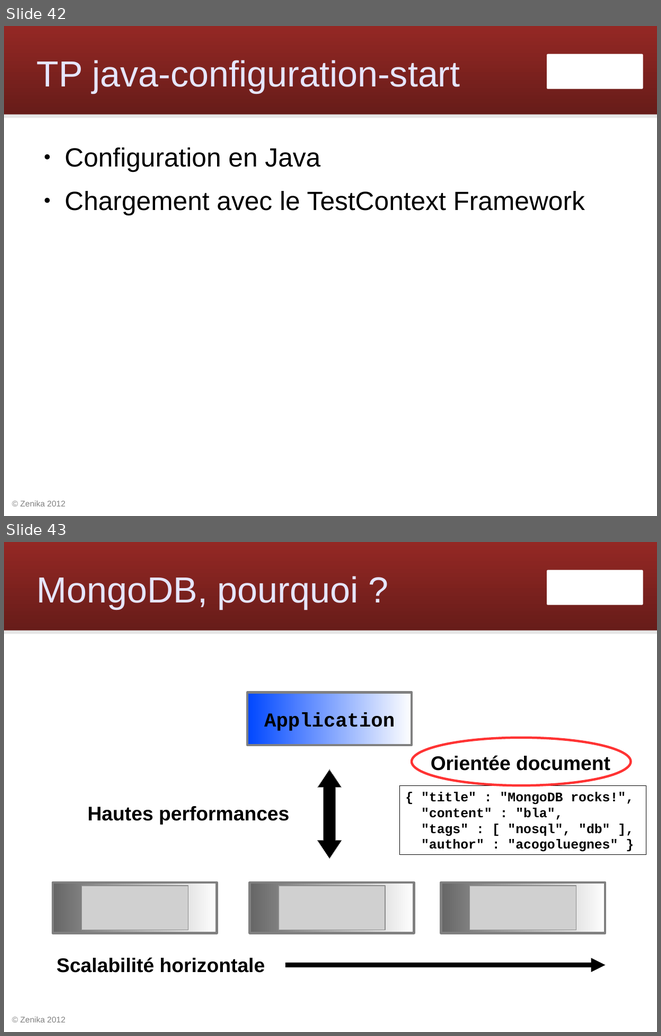
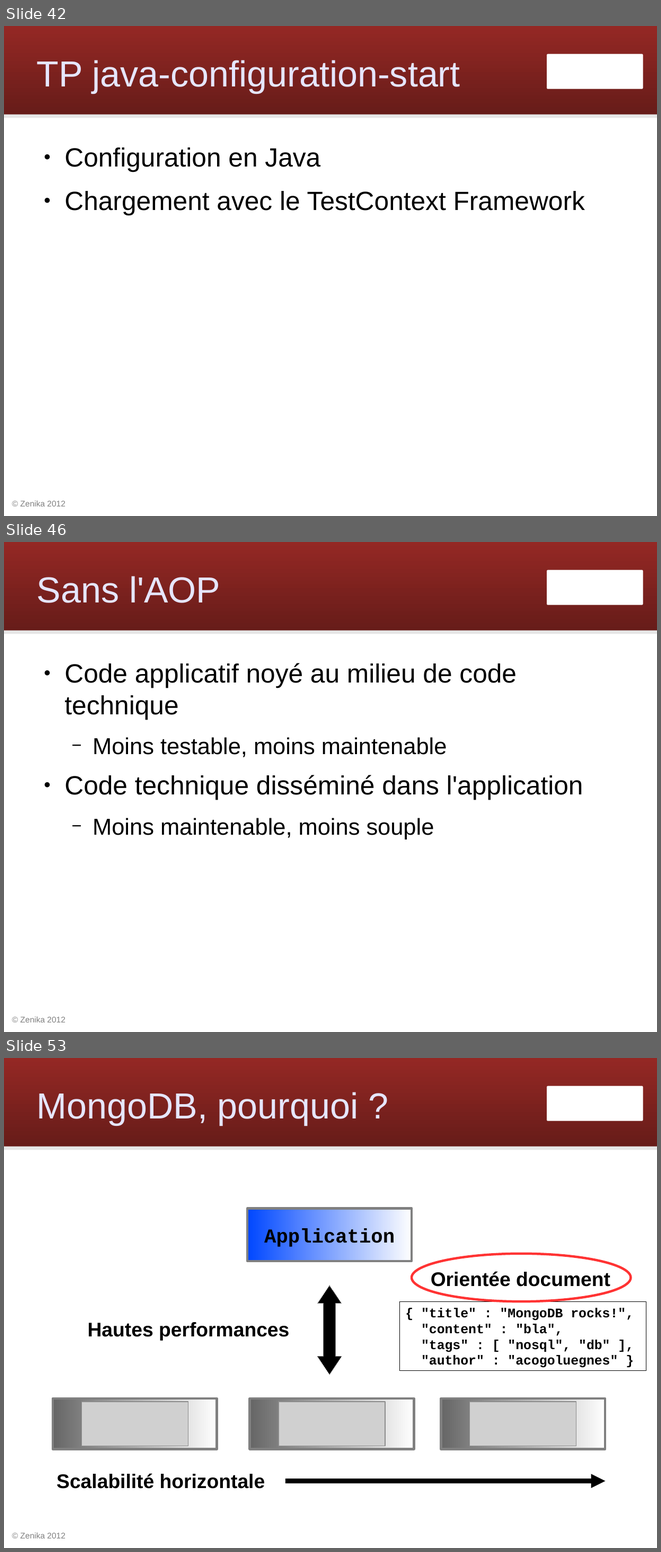
Before and after one commit to Zenika/workshop-spring-core, a slide deck: spring-workshop.odp. Shown one above the other, each under a label of ours: slides 42 and 43 before the commit, slides 42, 46 and 53 after it; the slides between them are not shown. The pictures are 661x1036 and 661x1552 pixels, drawn with LibreOffice and Linux fonts; fonts in the diff are those of the drawing; grey boxes stand for pictures; background and template pictures are left out. Boxes give left, top, right and bottom in pixels: in the first picture for what was removed or moved away, otherwise in the second. Text is boxed around its words. In the diff, an @@ line names an element or a change of style, - is before the commit and + after.

```diff
--- a/spring-workshop.odp
+++ b/spring-workshop.odp
@@ slide 46 added at [4, 542, 657, 1032], background #FFFFFF; not listed: 4 template elements that a slide beside it also shows @@
@@ title added at [37, 576, 220, 603], 44 pt, text #E6E6FF @@
+Sans l'AOP
@@ text added at [64, 663, 583, 839], 32 pt, text #000000 @@
+● Code applicatif noyé au milieu de code technique
+  − Moins testable, moins maintenable
+● Code technique disséminé dans l'application
+  − Moins maintenable, moins souple
@@ what was slide 43 is now slide 53 @@
```
Also in this commit, not shown: 9 other slides added.
